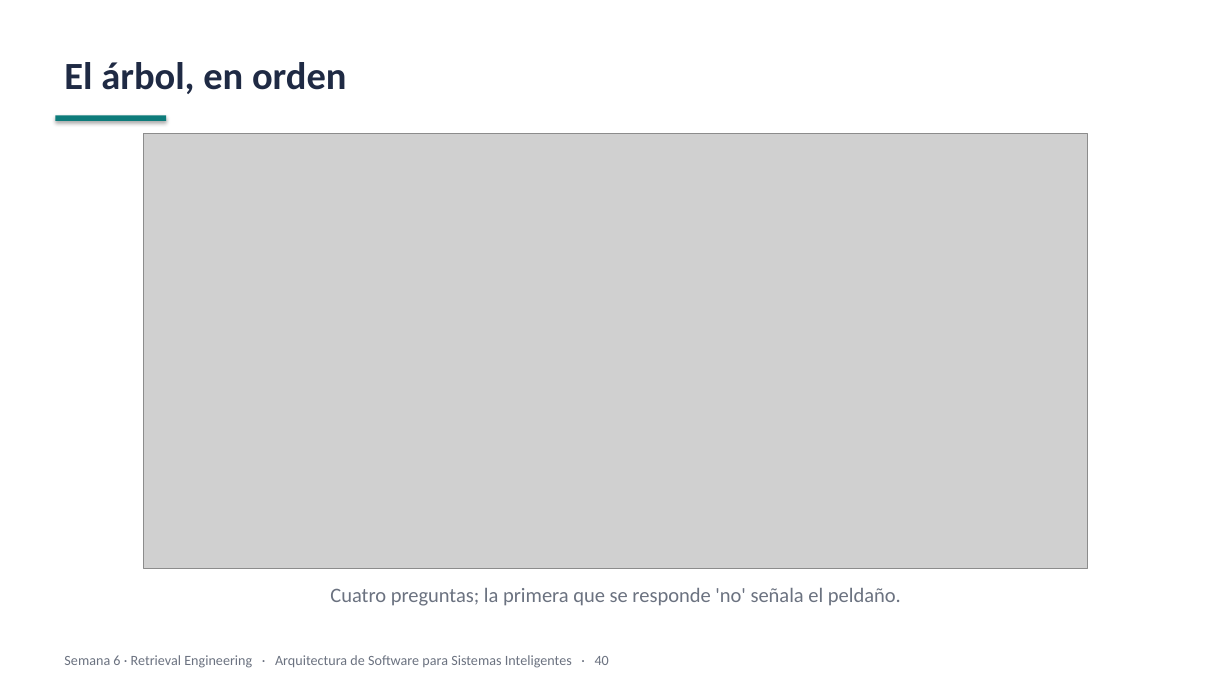
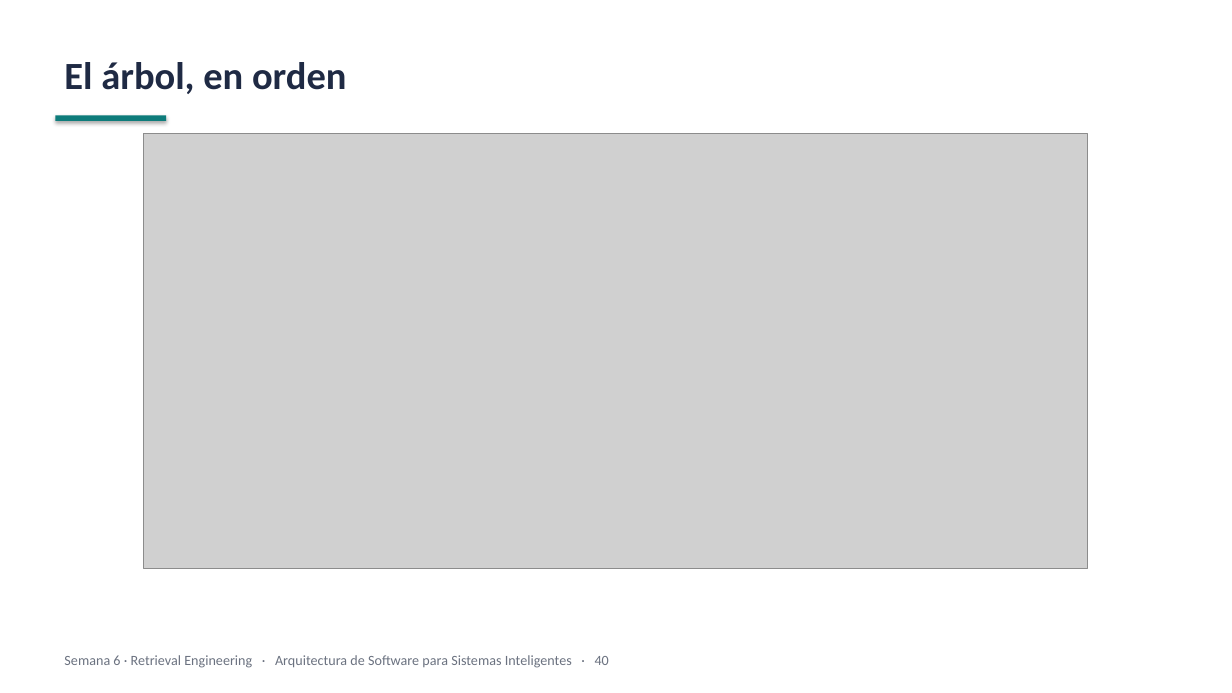
Before and after one commit to JunBarrs24/itm-maestria-llms, a slide deck: slide 35 of week-06/slides/week-06-slides.pptx (slide 40 before the commit). Drawn at 1232x693 pixels with LibreOffice and Linux fonts; fonts in the diff are those of the drawing; grey boxes stand for pictures. Boxes give left, top, right and bottom in pixels: in the first picture for what was removed or moved away, otherwise in the second. Text is boxed around its words. In the diff, an @@ line names an element or a change of style, - is before the commit and + after.

```diff
--- a/week-06/slides/week-06-slides.pptx
+++ b/week-06/slides/week-06-slides.pptx
@@ text removed at (330, 588, 901, 606) @@
-Cuatro preguntas; la primera que se responde 'no' señala el peldaño.
```
Also in this commit, not shown: 14 other slides changed, 1 slide added, 7 slides removed, 51 other files.
